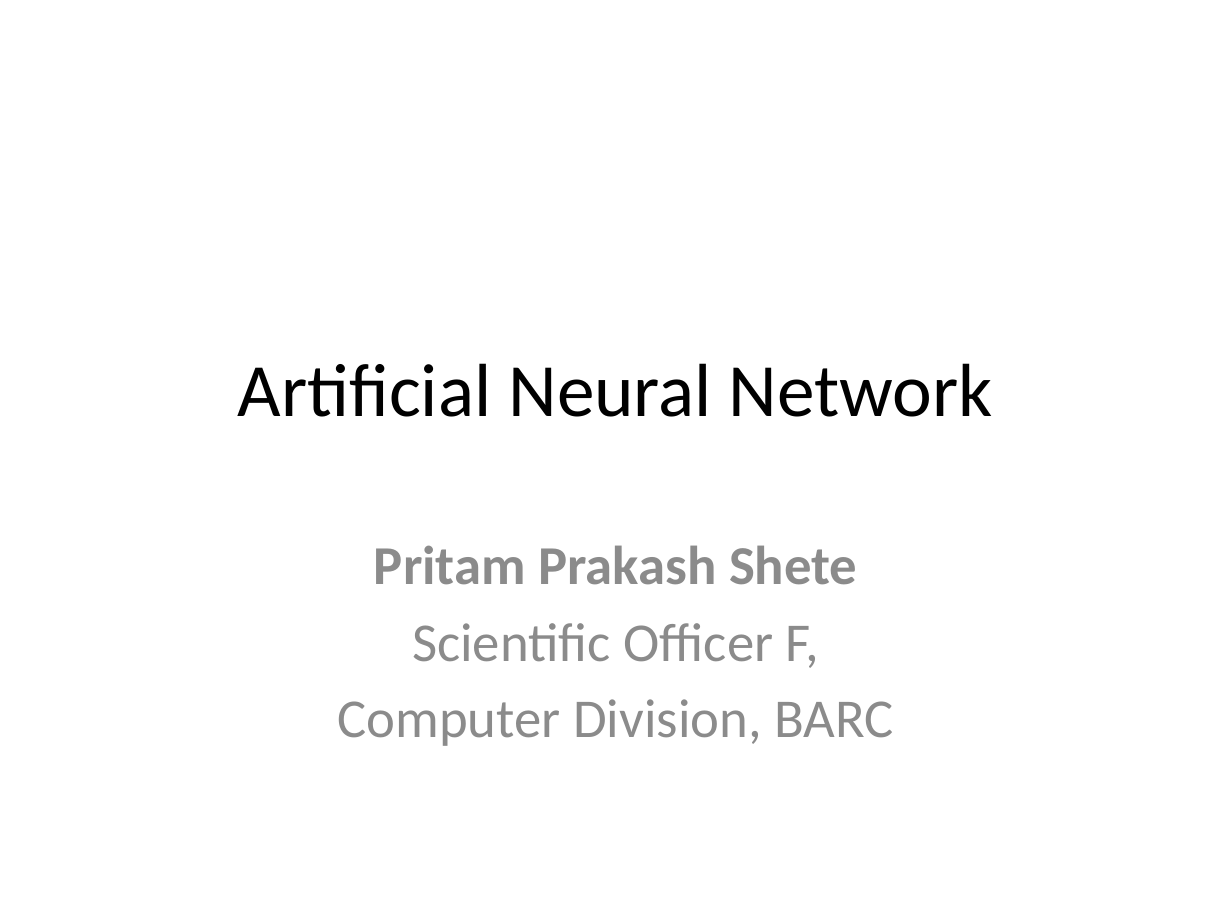
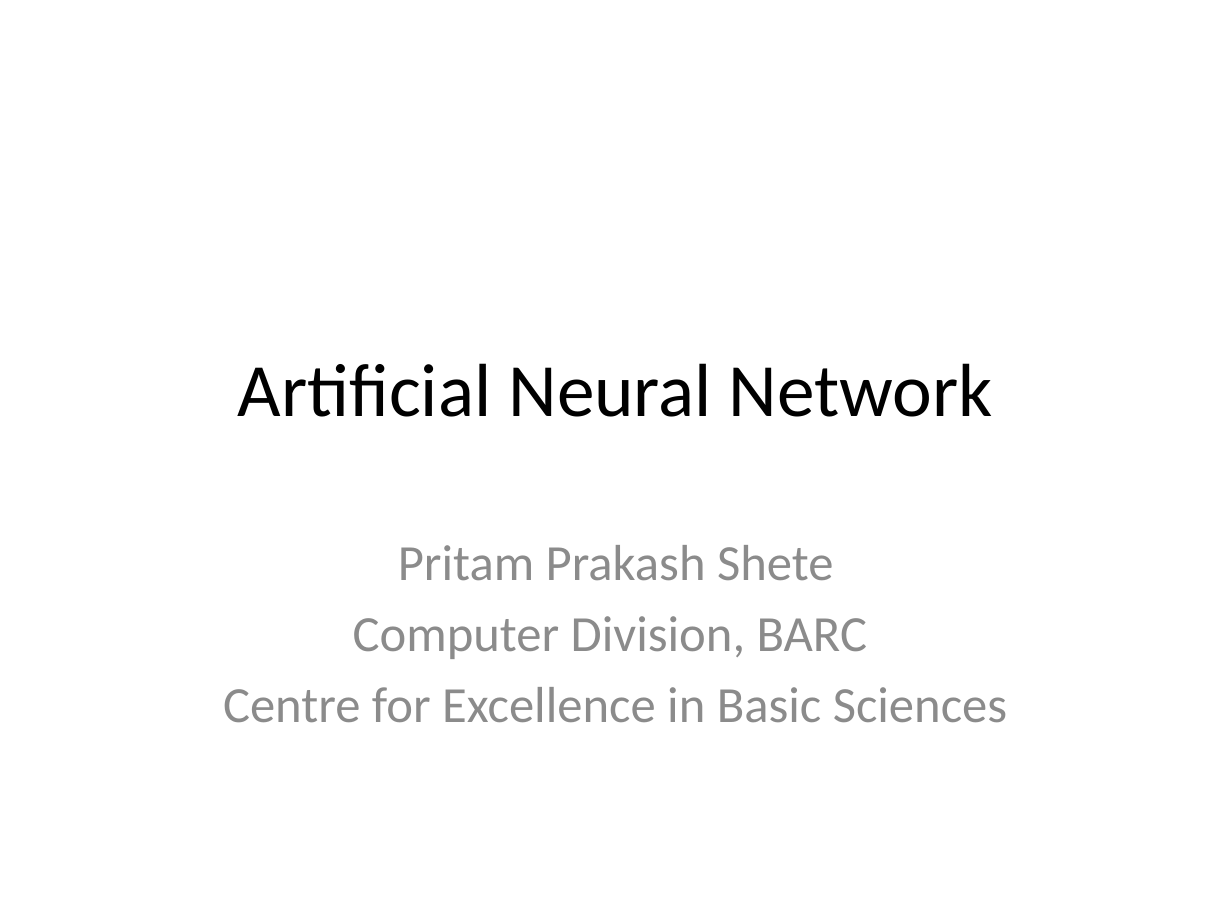
Before and after one commit to look4pritam/ArtificialIntelligence, a slide deck: slide 1 of ArtificialNeuralNetwork/ArtificialNeuralNetwork.pptx. Drawn at 1232x924 pixels with LibreOffice and Linux fonts; fonts in the diff are those of the drawing. Boxes give left, top, right and bottom in pixels: in the first picture for what was removed or moved away, otherwise in the second. Text is boxed around its words. In the diff, an @@ line names an element or a change of style, - is before the commit and + after.

```diff
--- a/ArtificialNeuralNetwork/ArtificialNeuralNetwork.pptx
+++ b/ArtificialNeuralNetwork/ArtificialNeuralNetwork.pptx
@@ subtitle at [353, 545, 867, 659]: size 32 to 29.6 pt in "Pritam Prakash Shete", "Computer Division, BARC"; bold off in "Pritam Prakash Shete" @@
@@ subtitle at [412, 623, 819, 668]: paragraph removed @@
-Scientific Officer F,
@@ subtitle at [223, 687, 1007, 723]: paragraph added @@
+Centre for Excellence in Basic Sciences
```
Also in this commit, not shown: 9 other slides changed, 1 slide removed.
